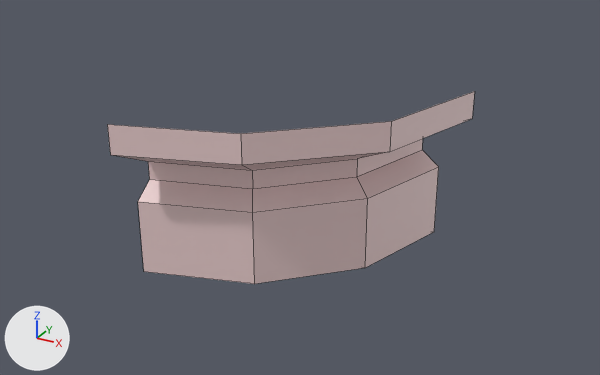
Two versions of the FBX model Assets/models/environment/castle_tower_medium_endpiece_02.fbx, one commit apart.
One viewpoint serves both versions: a 50 mm lens placed at (11.13, -13.93, 9.62), pointed at (3.45, 0.03, 2.64). Arrows for +X, +Y and +Z are at lower left; the lights stay in place. Mesh edges are drawn as thin lines. Where no turn or scale is listed for an object, it has been applied to the vertices.

The first picture shows 'castle_tower_medium_endpiece_02'.
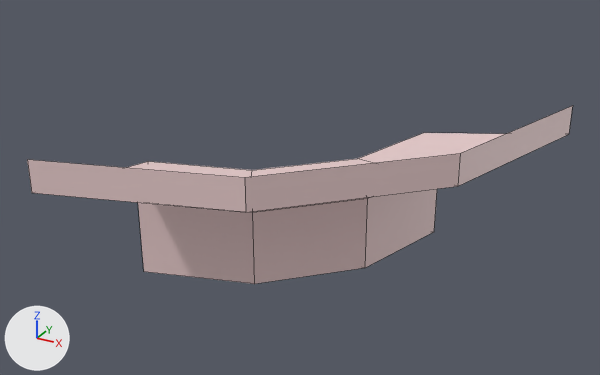
Location of each change, (x1, y1, x2, y2) in pixels of the pictures (600 x 375 px; the box of a moved part takes in the faces that stretch with it):
'castle_tower_medium_endpiece_02', reshaped (48% wider, 8% shorter): before (107, 91, 475, 284); after (27, 106, 573, 284)
part 1 of me_mesh, moved or reshaped: before (107, 91, 475, 170); after (27, 106, 573, 212)

The change, as a list of edits to the scene's bpy script:
```text
Change me_mesh:
    where me_mesh.from_pydata(...)  # 28 vertices, 18 faces; spans x 0.0..5.81, y -1.8..4.01, z 0.0..4.01
    used by ob_castle_tower_medium_endpiece_02; location = (0.0, 0.0, 0.0)
    me_mesh part 1
    me_mesh.vertices[4].co: (0.0, -1.8, 4.01) -> (0.0, -3.99, 4.01)  # pixel (107, 124) -> pixel (27, 159)
    me_mesh.vertices[5].co: (2.66, -0.95, 4.01) -> (3.91, -2.79, 4.01)  # pixel (240, 133) -> pixel (244, 177)
    me_mesh.vertices[8].co: (4.96, 1.16, 4.01) -> (6.8, 0.1, 4.01)  # pixel (391, 121) -> pixel (460, 153)
    me_mesh.vertices[10].co: (5.81, 4.01, 4.01) -> (8.0, 4.01, 4.01)  # pixel (474, 91) -> pixel (572, 105)
    me_mesh.vertices[12].co: (0.0, -1.8, 3.34) -> (0.0, -3.99, 3.34)  # pixel (110, 154) -> pixel (31, 192)
    me_mesh.vertices[15].co: (2.66, -0.95, 3.34) -> (3.91, -2.79, 3.34)  # pixel (241, 164) -> pixel (245, 212)
    me_mesh.vertices[17].co: (4.96, 1.16, 3.34) -> (6.8, 0.1, 3.34)  # pixel (389, 151) -> pixel (457, 186)
    me_mesh.vertices[19].co: (5.81, 4.01, 3.34) -> (8.0, 4.01, 3.34)  # pixel (472, 118) -> pixel (568, 134)
```
